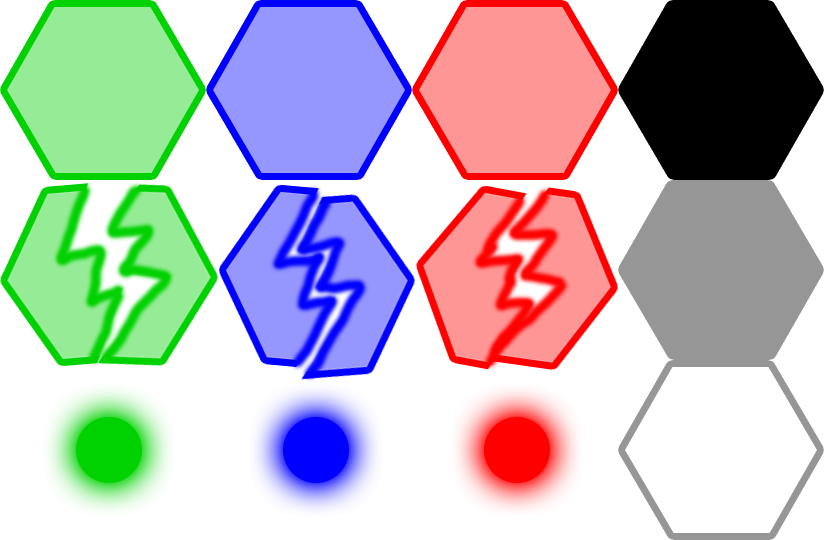
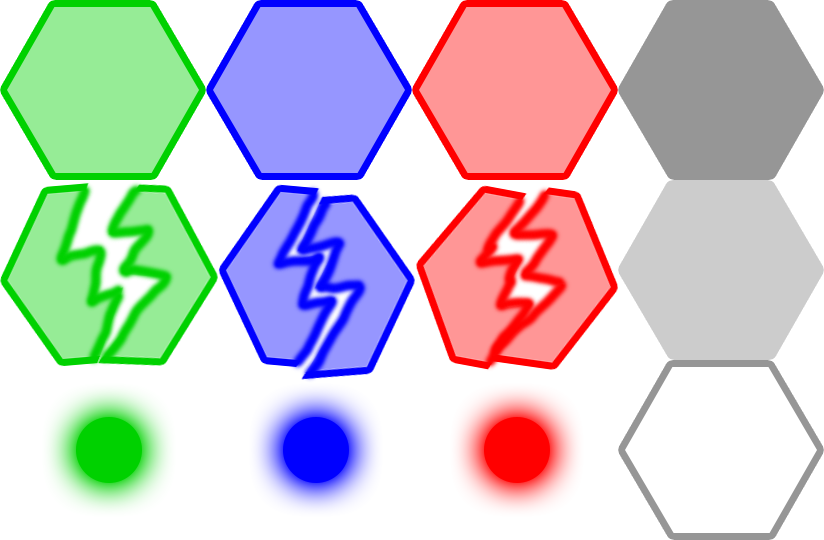
Revision of a layered 824 × 540 image; what changed, layer by layer:
"чёрный": opacity 100% → 41% over 625, 7, 817, 173
"серый": opacity 41% → 20% over 625, 187, 817, 353
